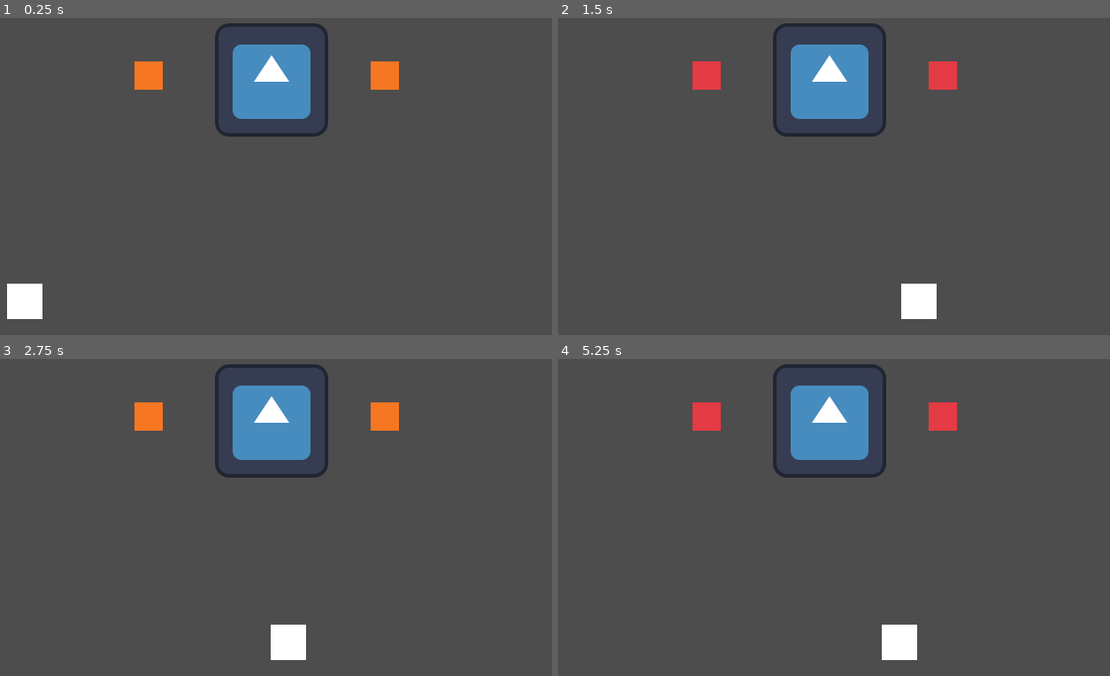
Above: before the commit, frames 1-4 (two rows, left to right).
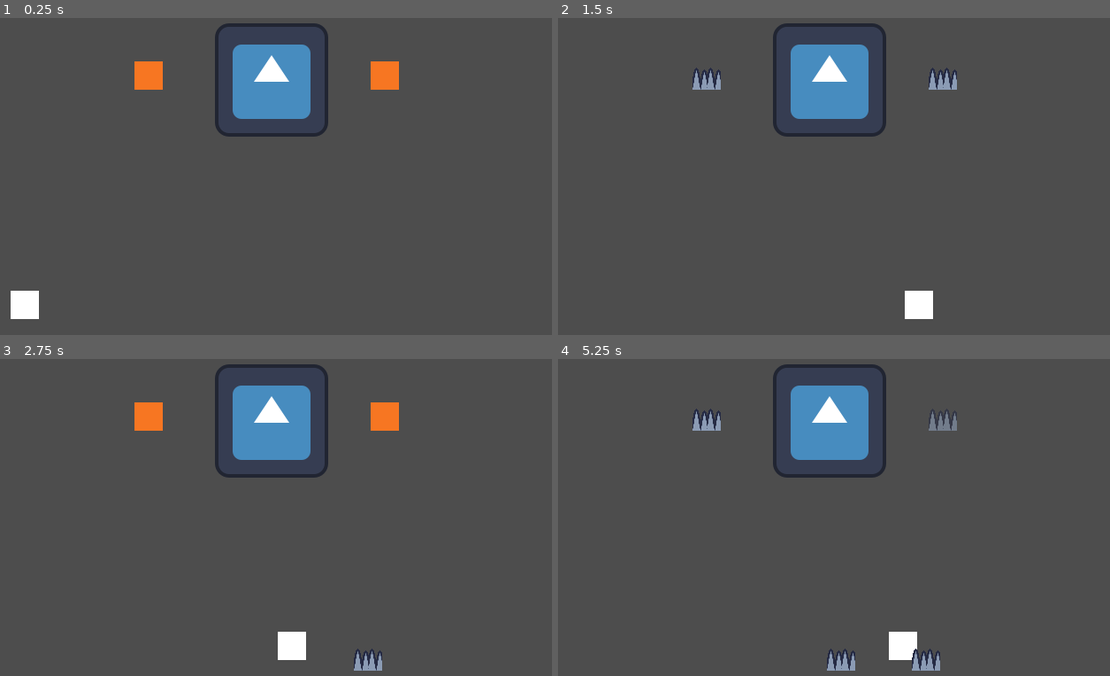
Above: after the commit, the same moments.

Repository: coelhucas/ggj-2024
Game: Godot game, scene res://src/scenes/main.tscn
Same seed, same stepped clock (60 frames per second), same inputs: the game is played once before the commit and once after it. The engine's default icon, where the game draws it, is replaced by a stand-in: a white triangle on a blue panel in a dark square.
Inputs:
- Up to frame 1 (0.25 s): no input
- Up to frame 2 (1.5 s): tap Enter at 0.5 s; hold D (p1_right) from 0.53 s (still down); tap Left (p2_left) at 0.6 s; tap W (p1_up) at 0.77 s; tap Right (p2_right) at 0.8, 1.35 s
- Up to frame 3 (2.75 s): tap W (p1_up) at 1.52 s; tap Left (p2_left) at 1.55, 2.1 s; release D (p1_right) at 2.03 s; hold A (p1_left) from 2.03 s (still down); tap Right (p2_right) at 2.3 s
- Up to frame 4 (5.25 s): release A (p1_left) at 2.78 s; hold D (p1_right) 2.78-4.28 s; tap Right (p2_right) at 2.85, 3.8, 4.35 s; tap W (p1_up) at 3.02, 3.77, 4.52 s; tap Left (p2_left) at 3.05, 3.6, 4.55, 5.1 s; hold A (p1_left) 4.28-5.03 s; hold D (p1_right) from 5.03 s (still down)

The runs differ from the first frame. In frame 1, 0.3% of the frame differs, in the area x 1-8%, y 83-95%; in frame 2, 1.2%; in frame 3, 0.6%; in frame 4, 1.8%, in the area x 24-73%, y 13-99%.

Commit message:
add functional spike trap

Diff:
--- a/data/traps/spike.tres
+++ b/data/traps/spike.tres
@@ -1,8 +1,10 @@
-[gd_resource type="Resource" script_class="Trap" load_steps=3 format=3 uid="uid://bc31ciimgvthe"]
+[gd_resource type="Resource" script_class="Trap" load_steps=4 format=3 uid="uid://bc31ciimgvthe"]
 
+[ext_resource type="Texture2D" uid="uid://ban2ts7wdicm" path="res://assets/sprites/spike-placeholder.png" id="1_6y2ru"]
 [ext_resource type="Script" path="res://src/resources/Trap.gd" id="1_l51j7"]
-[ext_resource type="Texture2D" uid="uid://d1cgu8tlcu6tf" path="res://assets/sprites/placeholder1.png" id="1_nwucj"]
+[ext_resource type="PackedScene" uid="uid://swrlj6gp51u3" path="res://src/scenes/traps/spike.tscn" id="2_h6bd6"]
 
 [resource]
 script = ExtResource("1_l51j7")
-icon = ExtResource("1_nwucj")
+icon = ExtResource("1_6y2ru")
+scene = ExtResource("2_h6bd6")
--- a/project.godot
+++ b/project.godot
@@ -63,3 +63,13 @@
 "events": [Object(InputEventKey,"resource_local_to_scene":false,"resource_name":"","device":-1,"window_id":0,"alt_press …(182 unchanged characters)…
 ]
 }
+
+[layer_names]
+
+2d_physics/layer_1="Solid"
+2d_physics/layer_2="Player"
+2d_physics/layer_3="TrapHitbox"
+
+[rendering]
+
+textures/canvas_textures/default_texture_filter=0
--- a/src/resources/Trap.gd
+++ b/src/resources/Trap.gd
@@ -3,3 +3,4 @@
 
 @export var icon: Texture2D
 @export var scene: PackedScene
+@export var floating := false
--- /dev/null
+++ b/src/scenes/Main.gd
@@ -0,0 +1,42 @@
+extends Node2D
+
+@onready var tilemap := $TileMap
+@onready var player := $Player
+@onready var king := $King
+@onready var trap_selector := $TrapSelector
+
+const FLOOR_COORDINATE := 10
+
+func _ready() -> void:
+	king.spawn_behind_player.connect(add_trap_behind_player)
+	king.spawn_ahead_player.connect(add_trap_ahead_player)
+
+
+func add_trap_ahead_player() -> void:
+	if trap_selector.is_in_cooldown: return
+
+	var _target_position: Vector2i = tilemap.local_to_map(player.global_position) + Vector2i.RIGHT
+	trap_selector.is_in_cooldown = true
+
+	if not trap_selector.current_trap.floating:
+		_target_position.y = FLOOR_COORDINATE
+
+	if trap_selector.current_trap.scene:
+		var _ns: Node2D = trap_selector.current_trap.scene.instantiate()
+		_ns.global_position = tilemap.map_to_local(_target_position)
+
+		add_child(_ns)
+
+func add_trap_behind_player() -> void:
+	if trap_selector.is_in_cooldown: return
+
+	var _target_position: Vector2i = tilemap.local_to_map(player.global_position) + Vector2i.LEFT
+	trap_selector.is_in_cooldown = true
+
+	if not trap_selector.current_trap.floating:
+		_target_position.y = FLOOR_COORDINATE
+
+	if trap_selector.current_trap.scene:
+		var _ns: Node2D = trap_selector.current_trap.scene.instantiate()
+		_ns.global_position = tilemap.map_to_local(_target_position)
+		add_child(_ns)
--- a/src/scenes/king/king.gd
+++ b/src/scenes/king/king.gd
@@ -1,8 +1,11 @@
 extends Node2D
+
+signal spawn_behind_player
+signal spawn_ahead_player
 
 func _physics_process(delta):
 	if Input.is_action_just_pressed("p2_left"):
-		pass
+		spawn_behind_player.emit()
 
 	if Input.is_action_just_pressed("p2_right"):
-		pass
+		spawn_ahead_player.emit()
--- a/src/scenes/king/selectors/TrapSelector.gd
+++ b/src/scenes/king/selectors/TrapSelector.gd
@@ -6,14 +6,28 @@
 @export_category("Config")
 @export var traps: Array[Trap]
 
-var current_trap := 0
+var is_in_cooldown := false:
+	set(_iic):
+		is_in_cooldown = _iic
+
+		if is_in_cooldown:
+			modulate.a = 0.6
+			# TODO: definir cooldown dinâmico invés de fixo hardcoded
+			await get_tree().create_timer(0.8).timeout
+			is_in_cooldown = false
+			modulate.a = 1.0
+
+var trap_idx := 0
+var current_trap: Trap = null
 
 func _ready() -> void:
 	randomize()
 	traps.shuffle()
-	sprite.texture = traps[current_trap].icon
+	current_trap = traps[0]
+	sprite.texture = traps[trap_idx].icon
 
 	timer.timeout.connect(func():
-		current_trap = wrapi(current_trap + 1, 0, traps.size())
-		sprite.texture = traps[current_trap].icon
+		trap_idx = wrapi(trap_idx + 1, 0, traps.size())
+		current_trap = traps[trap_idx]
+		sprite.texture = current_trap.icon
 	)
--- a/src/scenes/main.tscn
+++ b/src/scenes/main.tscn
@@ -1,6 +1,7 @@
-[gd_scene load_steps=7 format=3 uid="uid://bxwjcuxapq523"]
+[gd_scene load_steps=8 format=3 uid="uid://bxwjcuxapq523"]
 
 [ext_resource type="PackedScene" uid="uid://jp7mgugpc8mu" path="res://src/scenes/player/player.tscn" id="1_4s3sc"]
+[ext_resource type="Script" path="res://src/scenes/Main.gd" id="1_rbhpf"]
 [ext_resource type="PackedScene" uid="uid://c42d2c58m34o6" path="res://src/scenes/king/king.tscn" id="2_fadux"]
 [ext_resource type="PackedScene" uid="uid://k7hsdvivpmgm" path="res://src/scenes/king/selectors/trap_selector.tscn" id="3_lpelj"]
 
@@ -16,6 +17,7 @@
 [node name="Node" type="Node"]
 
 [node name="Main" type="Node2D" parent="."]
+script = ExtResource("1_rbhpf")
 
 [node name="Player" parent="Main" instance=ExtResource("1_4s3sc")]
 position = Vector2(44, 300)
--- a/src/scenes/player/player.tscn
+++ b/src/scenes/player/player.tscn
@@ -3,16 +3,17 @@
 [ext_resource type="Script" path="res://src/scenes/player/player.gd" id="1_3s7oh"]
 
 [sub_resource type="RectangleShape2D" id="RectangleShape2D_0nrfi"]
-size = Vector2(40, 40)
+size = Vector2(32, 32)
 
 [node name="Player" type="CharacterBody2D"]
+collision_layer = 3
 script = ExtResource("1_3s7oh")
 
 [node name="ColorRect" type="ColorRect" parent="."]
-offset_left = -20.0
-offset_top = -20.0
-offset_right = 20.0
-offset_bottom = 20.0
+offset_left = -16.0
+offset_top = -16.0
+offset_right = 16.0
+offset_bottom = 16.0
 
 [node name="CollisionShape2D" type="CollisionShape2D" parent="."]
 shape = SubResource("RectangleShape2D_0nrfi")
--- /dev/null
+++ b/src/scenes/traps/spike.gd
@@ -0,0 +1,5 @@
+extends Area2D
+
+
+func _on_body_entered(body):
+	print("Dano no player")
--- /dev/null
+++ b/src/scenes/traps/spike.tscn
@@ -0,0 +1,20 @@
+[gd_scene load_steps=4 format=3 uid="uid://swrlj6gp51u3"]
+
+[ext_resource type="Texture2D" uid="uid://ban2ts7wdicm" path="res://assets/sprites/spike-placeholder.png" id="1_mt6h6"]
+[ext_resource type="Script" path="res://src/scenes/traps/spike.gd" id="1_toxgk"]
+
+[sub_resource type="RectangleShape2D" id="RectangleShape2D_vu55g"]
+size = Vector2(32, 32)
+
+[node name="Spike" type="Area2D"]
+collision_layer = 4
+collision_mask = 2
+script = ExtResource("1_toxgk")
+
+[node name="Sprite2D" type="Sprite2D" parent="."]
+texture = ExtResource("1_mt6h6")
+
+[node name="CollisionShape2D" type="CollisionShape2D" parent="."]
+shape = SubResource("RectangleShape2D_vu55g")
+
+[connection signal="body_entered" from="." to="." method="_on_body_entered"]
Binary file added: assets/sprites/spike-placeholder.png
Not shown, added: assets/sprites/spike-placeholder.png.import
